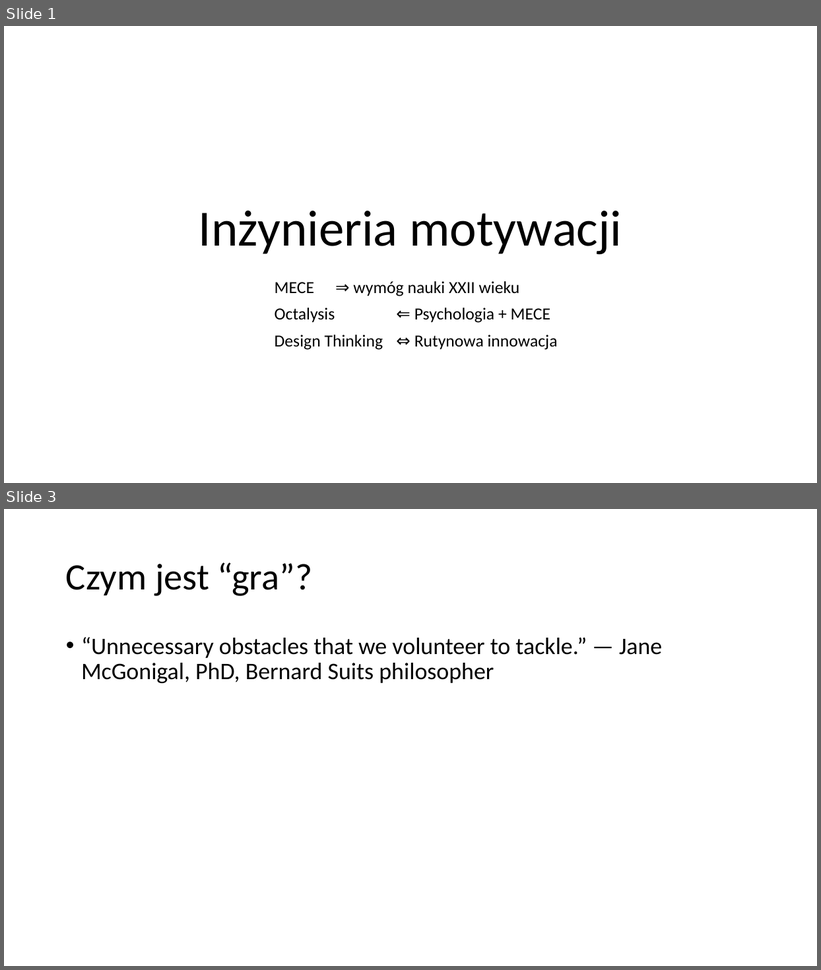
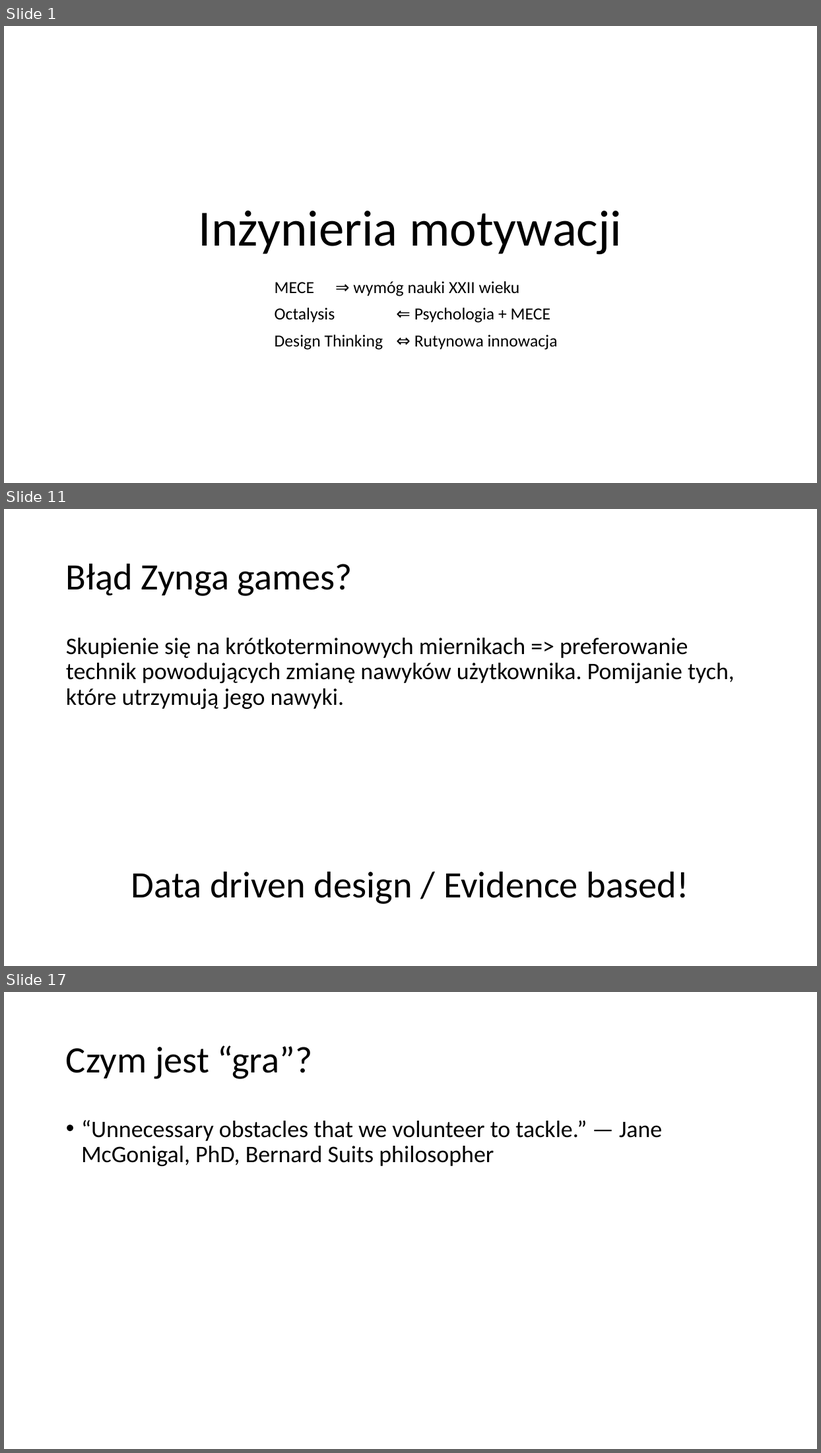
Before and after one commit to Jblew/mece-motivation-workshops, a slide deck: prezentacja-v1.pptx. Shown one above the other, each under a label of ours: slides 1 and 3 before the commit, slides 1, 11 and 17 after it; the slides between them are not shown. The pictures are 821x970 and 821x1453 pixels, drawn with LibreOffice and Linux fonts; fonts in the diff are those of the drawing. Boxes give left, top, right and bottom in pixels: in the first picture for what was removed or moved away, otherwise in the second. Text is boxed around its words. In the diff, an @@ line names an element or a change of style, - is before the commit and + after.

```diff
--- a/prezentacja-v1.pptx
+++ b/prezentacja-v1.pptx
@@ slide 11 added at (4,509,817,966), background #FFFFFF @@
@@ title added at (66,563,352,596), 44 pt, text #000000 @@
+Błąd Zynga games?
@@ text added at (66,638,735,709), 28 pt, text #000000 @@
+Skupienie się na krótkoterminowych miernikach => preferowanie technik powodujących zmianę nawyków użytkownika. Pomijanie tych, które utrzymują jego nawyki.
@@ text added at (131,871,689,904), 44 pt, text #000000 @@
+Data driven design / Evidence based!
@@ what was slide 3 is now slide 17 @@
```
Also in this commit, not shown: 14 other slides added, 1 slide removed, 1 other file.
